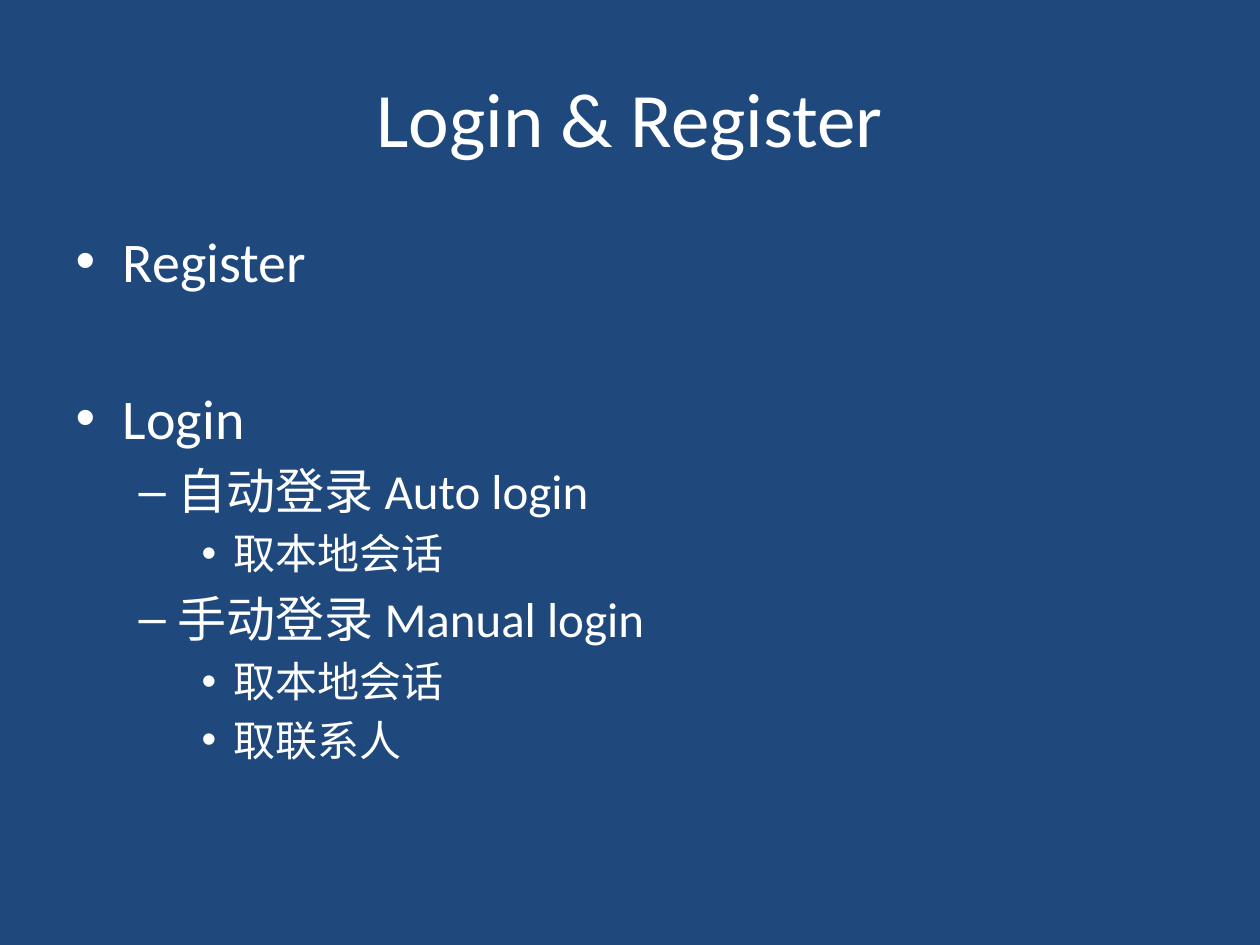
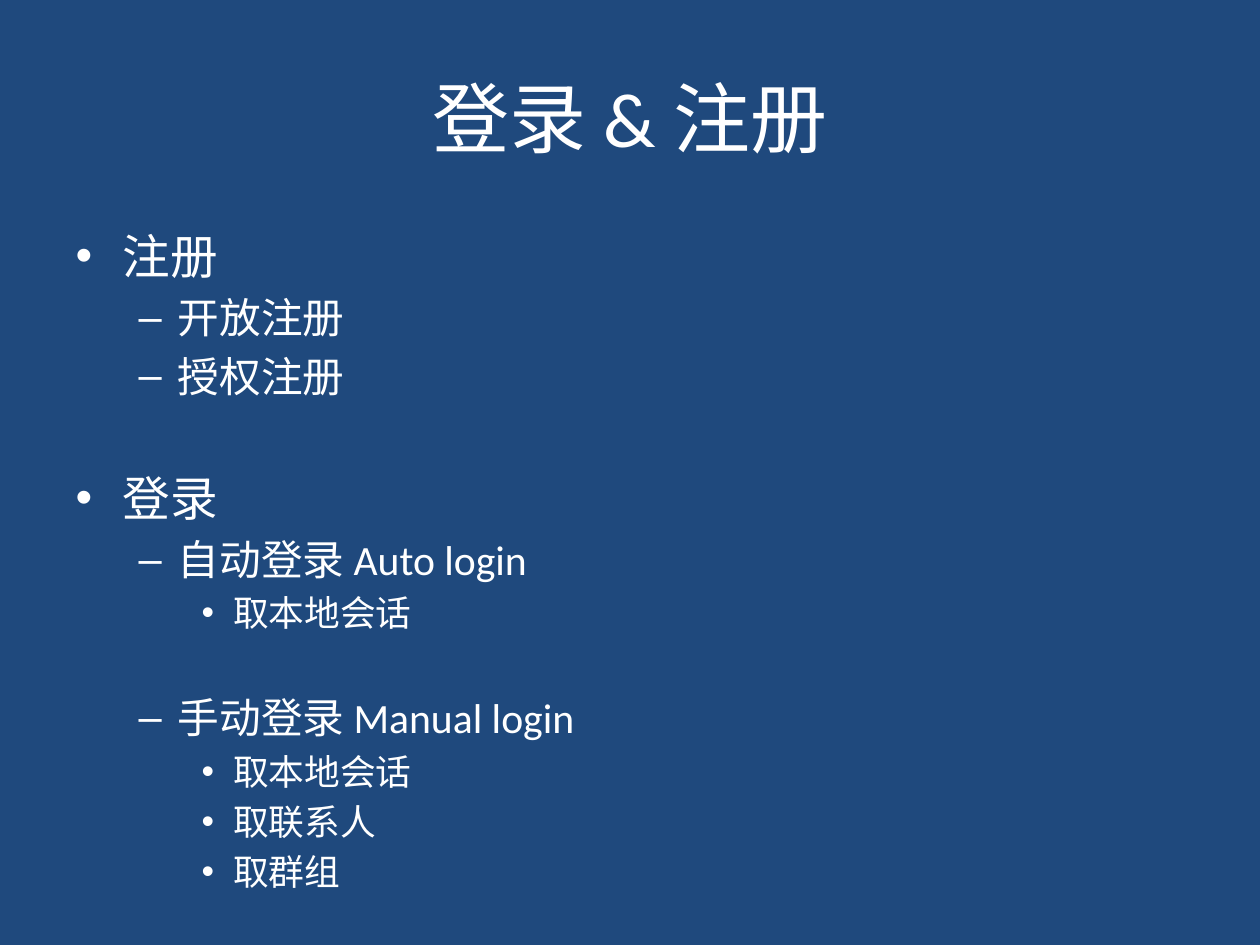
Before and after one commit to youniworld/easemobintegration, a slide deck: slide 8 of easemob_sdk_integration.pptx (slide 6 before the commit). Drawn at 1260x945 pixels with LibreOffice and Linux fonts; fonts in the diff are those of the drawing. Boxes give left, top, right and bottom in pixels: in the first picture for what was removed or moved away, otherwise in the second. Text is boxed around its words. In the diff, an @@ line names an element or a change of style, - is before the commit and + after.

```diff
--- a/easemob_sdk_integration.pptx
+++ b/easemob_sdk_integration.pptx
@@ title at [432,82,828,154]: text changed @@
-Login & Register
+登录 & 注册
@@ text at [123,234,574,838]: paragraph added @@
+    • 取群组
@@ text at [123,234,344,520]: text changed; size 32 to 23.8 pt @@
-• Register
-• Login
+• 注册
+  – 开放注册
+  – 授权注册
+• 登录
@@ text at [178,540,574,838]: size 28 to 23.8 pt in "自动登录 Auto login", "手动登录 Manual login"; size 24 to 20.4 pt in "取本地会话", "取本地会话", "取联系人" @@
```
Also in this commit, not shown: 7 other slides changed, 26 slides added, 2 slides removed.
